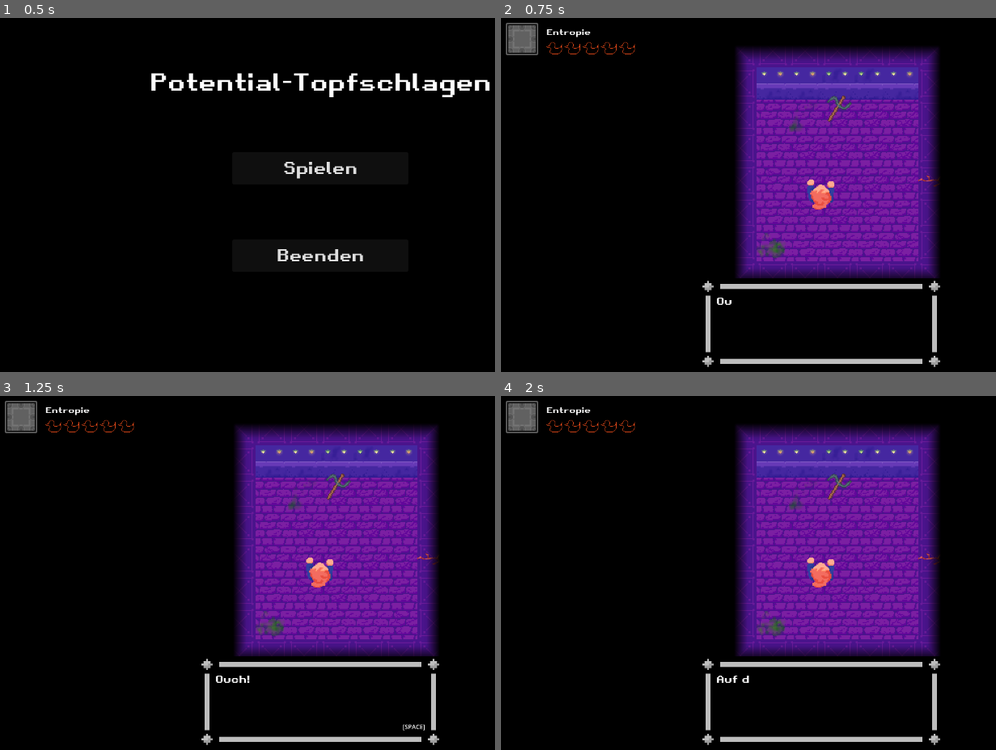
Above: before the commit, frames 1-4 (two rows, left to right).
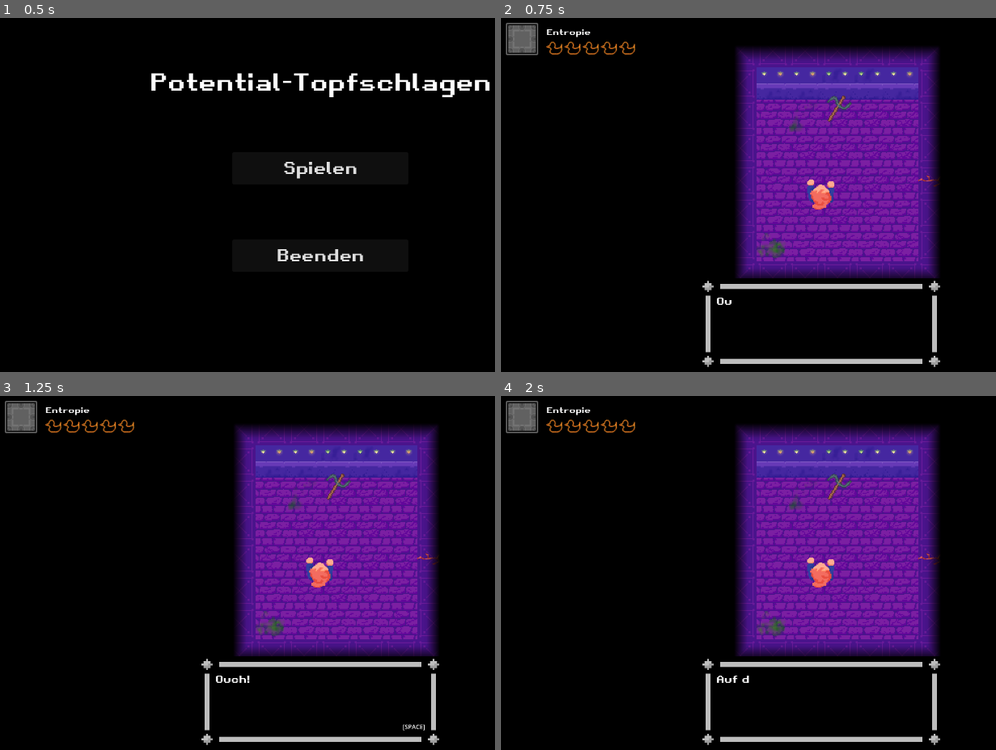
Above: after the commit, the same moments.

Repository: julianhoratschek/potential-topfschlagen
Game: Godot game, scene res://scenes/main_menu.tscn
Two runs of this game, one before a commit and one after it. Both use one fixed random seed, a clock stepped at 60 frames per second and the inputs below. Sound files missing from this copy of the repository are replaced by a short silence.
Inputs (mouse positions are in pixels of both pictures, inside the frame that each line leads up to):
- Up to frame 1 (0.5 s): no input
- Up to frame 2 (0.75 s): click "Spielen" at 0.5 s
- Up to frame 3 (1.25 s): no input
- Up to frame 4 (2 s): tap Enter at 1.25 s; move the mouse to (961, 555) at 1.27 s; hold D (game_right) from 1.28 s (still down); click (961, 555) at 1.42 s; tap Space at 1.52 s

Frame 1 is identical in both runs. In frame 2, 0.3% of the frame differs, in the area x 9-28%, y 6-11%; in frame 3, 0.3%; in frame 4, 0.3%.

Commit message:
snake spawning

Diff:
--- a/prefabs/bonitz.gd
+++ b/prefabs/bonitz.gd
@@ -1,4 +1,6 @@
 extends Enemy
+
+class_name Bonitz
 
 
 func hit():
--- a/prefabs/enemy.gd
+++ b/prefabs/enemy.gd
@@ -2,6 +2,7 @@
 
 class_name Enemy
 
+## Should player-collision result in damage?
 var harmless := false
 
 func hit():
--- a/prefabs/fissure.gd
+++ b/prefabs/fissure.gd
@@ -1,19 +1,29 @@
+## "Doors" connecting rooms vertically or horizontally, managing lights
+## when a room is left or entered.
+
 extends AnimatedSprite2D
 
 class_name Fissure
 
-signal teleported(fissure, player, teleport_offset, from_room, to_room)
+## Emittet after Player was moved through a wall
+signal teleported(fissure: Fissure, player: Player, teleport_offset: Vector2, from_room: Node2D, to_room: Node2D)
 
-@export_enum(&"horizontal", &"vertical") var orientation := "horizontal"
-@export_enum("Stone:1", "Iron:2", "Diamond:3") var solidity := 1
+@export_enum(&"horizontal", &"vertical")
+var orientation := "horizontal"
+
+@export_enum("Stone:1", "Iron:2", "Diamond:3")
+var solidity := 1
+
 @export var topleft_room: Node2D
+
 @export var bottomright_room: Node2D
 
 
 @onready var lefttop_area = $LeftTopArea
 @onready var rightbottom_area = $RightBottomArea
 
-var can_teleport := false
+## Used internally to inhibit "teleportation loops"
+var _can_teleport := false
 
 
 func _update_areas():
@@ -51,12 +61,12 @@
 	to_room.find_child(&"PointLight2D").enabled = true
 
 
-func _body_entered_area(body, teleport_offset: Vector2, from_room: Node2D, to_room: Node2D):
-	if not can_teleport and body is Player:
+func _body_entered_area(body: Node2D, teleport_offset: Vector2, from_room: Node2D, to_room: Node2D):
+	if not _can_teleport and body is Player:
 		if body.can_transverse(solidity):
 			teleport(body, teleport_offset, from_room, to_room)
 			teleported.emit(self, body, teleport_offset, from_room, to_room)
-			can_teleport = true
+			_can_teleport = true
 		else:
 			body.start_interaction(&"wrong_pick")
 
@@ -64,5 +74,5 @@
 func _body_exited_area(body: Node2D):
 	if body is Player:
 		body.end_interaction()
-		if can_teleport:
-			can_teleport = false
+		if _can_teleport:
+			_can_teleport = false
--- a/prefabs/frank.gd
+++ b/prefabs/frank.gd
@@ -16,15 +16,13 @@
 
 var sneks := Array()
 var spawn_points := Array()
-var visibility_counter := MaxVisibility
+var visibility_counter := MaxVisibility / 2
 var state := State.Visible
 var hit_points := 4
 
 func _ready():
-	for i in range(5):
-		sneks.append(SnekScene.instantiate())
-
-	spawn_points = get_tree().get_nodes_in_group("SnekSpawns")
+	spawn_points = get_tree().get_nodes_in_group(&"SnekSpawns")
+	sneks = get_tree().get_nodes_in_group(&"Sneks")
 
 
 func _process(delta: float):
@@ -35,8 +33,11 @@
 				return
 
 			position = Vector2(5000, 5000)
+			hide()
 			state = State.SpawnSneks
-			hide()
+			for snek in sneks:
+				snek.is_alive = true
+				snek.is_moving = false
 			spawn_sneks()
 
 		State.SpawnSneks:
@@ -57,8 +58,7 @@
 func spawn_sneks():
 	for snek in sneks:
 		snek.spawn(spawn_points.pick_random().position)
-		add_sibling(snek)
-		await get_tree().create_timer(1.2).timeout
+		await get_tree().create_timer(0.4).timeout
 
 
 func hit():
--- a/prefabs/snek.gd
+++ b/prefabs/snek.gd
@@ -5,9 +5,10 @@
 const Speed := 20.0
 
 var is_alive := true
+var is_moving := false
 
 func _physics_process(delta: float):
-	if not is_alive:
+	if not is_alive or not is_moving:
 		return
 
 	velocity = (globals.player.position - position).normalized() * Speed
@@ -17,15 +18,21 @@
 
 func spawn(at_position: Vector2):
 	process_mode = Node.PROCESS_MODE_INHERIT
+	harmless = true
+	position = at_position
 	is_alive = true
+	show()
+	$AnimatedSprite2D.play(&"spawn")
+	await $AnimatedSprite2D.animation_finished
+
+	is_moving = true
 	harmless = false
 	$AnimatedSprite2D.rotation = PI
 	$AnimatedSprite2D.play(&"slither")
-	position = at_position
-	show()
 
 
 func hit():
+	is_moving = false
 	is_alive = false
 	harmless = true
 	rotation = 0
--- a/prefabs/snek.tscn
+++ b/prefabs/snek.tscn
@@ -1,7 +1,8 @@
-[gd_scene load_steps=12 format=3 uid="uid://dwba0yvkquax6"]
+[gd_scene load_steps=25 format=3 uid="uid://dwba0yvkquax6"]
 
 [ext_resource type="Script" path="res://prefabs/snek.gd" id="1_t4v43"]
 [ext_resource type="Texture2D" uid="uid://dhmfe06j53fda" path="res://assets/sprites/Sprite-snek-animation.png" id="2_0rnqa"]
+[ext_resource type="Texture2D" uid="uid://dmtts4emxcg01" path="res://assets/sprites/Sprite-snek-spawn-ani.png" id="3_iytqu"]
 
 [sub_resource type="RectangleShape2D" id="RectangleShape2D_jh43d"]
 
@@ -32,6 +33,54 @@
 [sub_resource type="AtlasTexture" id="AtlasTexture_unb0i"]
 atlas = ExtResource("2_0rnqa")
 region = Rect2(96, 0, 32, 32)
+
+[sub_resource type="AtlasTexture" id="AtlasTexture_ogpeu"]
+atlas = ExtResource("3_iytqu")
+region = Rect2(0, 0, 32, 32)
+
+[sub_resource type="AtlasTexture" id="AtlasTexture_wo6oy"]
+atlas = ExtResource("3_iytqu")
+region = Rect2(32, 0, 32, 32)
+
+[sub_resource type="AtlasTexture" id="AtlasTexture_36waf"]
+atlas = ExtResource("3_iytqu")
+region = Rect2(64, 0, 32, 32)
+
+[sub_resource type="AtlasTexture" id="AtlasTexture_37dvw"]
+atlas = ExtResource("3_iytqu")
+region = Rect2(96, 0, 32, 32)
+
+[sub_resource type="AtlasTexture" id="AtlasTexture_nhaim"]
+atlas = ExtResource("3_iytqu")
+region = Rect2(128, 0, 32, 32)
+
+[sub_resource type="AtlasTexture" id="AtlasTexture_gyihm"]
+atlas = ExtResource("3_iytqu")
+region = Rect2(160, 0, 32, 32)
+
+[sub_resource type="AtlasTexture" id="AtlasTexture_ng1mg"]
+atlas = ExtResource("3_iytqu")
+region = Rect2(192, 0, 32, 32)
+
+[sub_resource type="AtlasTexture" id="AtlasTexture_t0wgb"]
+atlas = ExtResource("3_iytqu")
+region = Rect2(224, 0, 32, 32)
+
+[sub_resource type="AtlasTexture" id="AtlasTexture_nu240"]
+atlas = ExtResource("3_iytqu")
+region = Rect2(256, 0, 32, 32)
+
+[sub_resource type="AtlasTexture" id="AtlasTexture_g3c63"]
+atlas = ExtResource("3_iytqu")
+region = Rect2(288, 0, 32, 32)
+
+[sub_resource type="AtlasTexture" id="AtlasTexture_xpx40"]
+atlas = ExtResource("3_iytqu")
+region = Rect2(320, 0, 32, 32)
+
+[sub_resource type="AtlasTexture" id="AtlasTexture_2kr3k"]
+atlas = ExtResource("3_iytqu")
+region = Rect2(352, 0, 32, 32)
 
 [sub_resource type="SpriteFrames" id="SpriteFrames_1f676"]
 animations = [{
@@ -65,9 +114,52 @@
 "loop": true,
 "name": &"slither",
 "speed": 9.0
+}, {
+"frames": [{
+"duration": 1.0,
+"texture": SubResource("AtlasTexture_ogpeu")
+}, {
+"duration": 1.0,
+"texture": SubResource("AtlasTexture_wo6oy")
+}, {
+"duration": 1.0,
+"texture": SubResource("AtlasTexture_36waf")
+}, {
+"duration": 1.0,
+"texture": SubResource("AtlasTexture_37dvw")
+}, {
+"duration": 1.0,
+"texture": SubResource("AtlasTexture_nhaim")
+}, {
+"duration": 1.0,
+"texture": SubResource("AtlasTexture_gyihm")
+}, {
+"duration": 1.0,
+"texture": SubResource("AtlasTexture_ng1mg")
+}, {
+"duration": 1.0,
+"texture": SubResource("AtlasTexture_t0wgb")
+}, {
+"duration": 1.0,
+"texture": SubResource("AtlasTexture_nu240")
+}, {
+"duration": 1.0,
+"texture": SubResource("AtlasTexture_g3c63")
+}, {
+"duration": 1.0,
+"texture": SubResource("AtlasTexture_xpx40")
+}, {
+"duration": 1.0,
+"texture": SubResource("AtlasTexture_2kr3k")
+}],
+"loop": false,
+"name": &"spawn",
+"speed": 16.0
 }]
 
 [node name="Snek" type="CharacterBody2D"]
+process_mode = 4
+visible = false
 motion_mode = 1
 platform_on_leave = 2
 script = ExtResource("1_t4v43")
@@ -78,7 +170,7 @@
 [node name="AnimatedSprite2D" type="AnimatedSprite2D" parent="."]
 rotation = 3.14159
 sprite_frames = SubResource("SpriteFrames_1f676")
-animation = &"cry"
-autoplay = "slither"
-frame = 2
+animation = &"spawn"
+autoplay = "spawn"
+frame = 11
 frame_progress = 1.0
--- a/scenes/map.tscn
+++ b/scenes/map.tscn
@@ -24,6 +24,7 @@
 [ext_resource type="PackedScene" uid="uid://drbltsgdpibo3" path="res://prefabs/wheatstone.tscn" id="18_nid6f"]
 [ext_resource type="Texture2D" uid="uid://cmakujruv434f" path="res://assets/sprites/Sprite-Lehrbuch.png" id="20_xpl57"]
 [ext_resource type="Texture2D" uid="uid://ddrc5didxaqie" path="res://assets/sprites/Sprite-Kletterschuh-grun.png" id="21_52ewh"]
+[ext_resource type="PackedScene" uid="uid://dwba0yvkquax6" path="res://prefabs/snek.tscn" id="23_lhnvb"]
 
 [sub_resource type="TileSetAtlasSource" id="TileSetAtlasSource_e7v38"]
 texture = ExtResource("1_mt6u8")
@@ -733,6 +734,21 @@
 [node name="Frank" parent="FrankRoom" instance=ExtResource("8_spkjd")]
 position = Vector2(1448, 128)
 
+[node name="Snek" parent="FrankRoom" groups=["Sneks"] instance=ExtResource("23_lhnvb")]
+position = Vector2(1368, 160)
+
+[node name="Snek2" parent="FrankRoom" groups=["Sneks"] instance=ExtResource("23_lhnvb")]
+position = Vector2(1432, 32)
+
+[node name="Snek3" parent="FrankRoom" groups=["Sneks"] instance=ExtResource("23_lhnvb")]
+position = Vector2(1440, 224)
+
+[node name="Snek4" parent="FrankRoom" groups=["Sneks"] instance=ExtResource("23_lhnvb")]
+position = Vector2(1520, 104)
+
+[node name="Snek5" parent="FrankRoom" groups=["Sneks"] instance=ExtResource("23_lhnvb")]
+position = Vector2(1336, 16)
+
 [node name="PointLight2D" type="PointLight2D" parent="FrankRoom"]
 position = Vector2(1440, 112)
 scale = Vector2(4.75, 5.25)
Binary file added: assets/sprites/Sprite-snek-spawn-ani.aseprite
Binary file added: assets/sprites/Sprite-snek-spawn-ani.png
Binary file changed: assets/sprites/duck.aseprite
Binary file changed: assets/sprites/duck.png
Binary file changed: assets/sprites/lifeline.aseprite
Binary file changed: assets/sprites/lifeline.png
Not shown, changed: export_presets.cfg
Not shown: 1 places in scenes/map.tscn that only renumber resources
